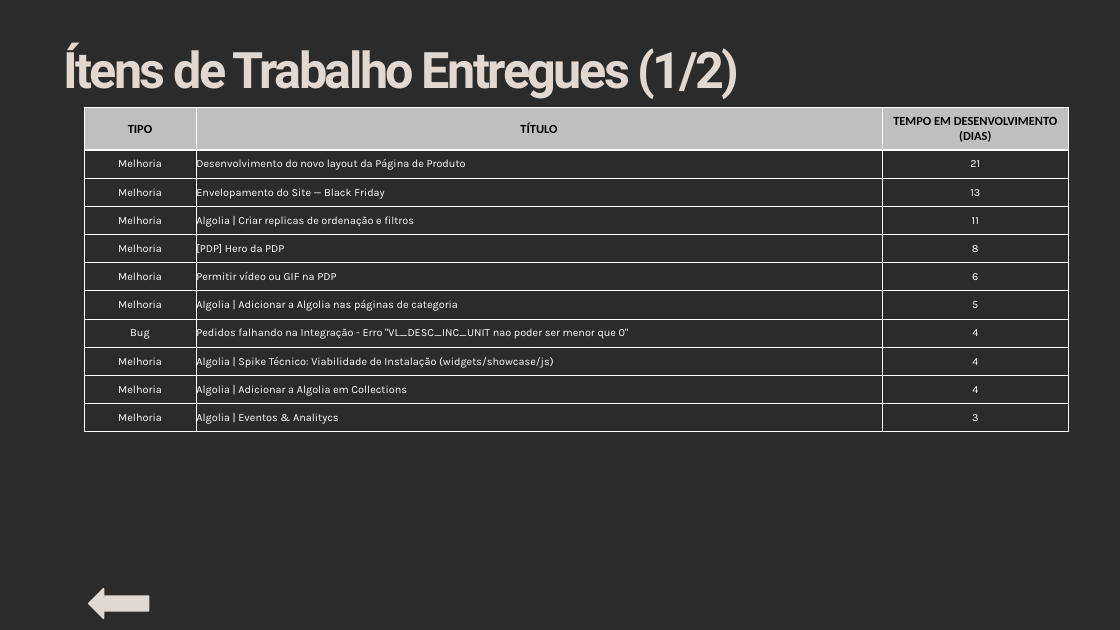
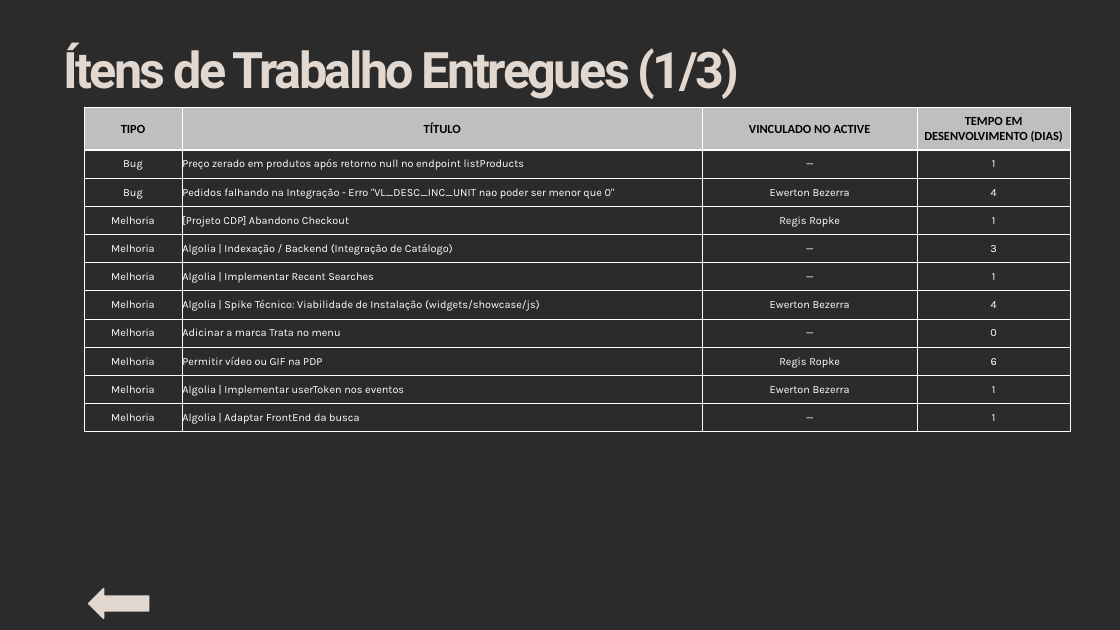
Before and after one commit to fabiovidart1985/vidart, a slide deck: slide 12 of Status Report - Salon Line - Outubro 2026.pptx. Drawn at 1120x630 pixels with LibreOffice and Linux fonts; fonts in the diff are those of the drawing; background and template pictures are left out; a plain dark background stands for a picture behind light text. Boxes give left, top, right and bottom in pixels: in the first picture for what was removed or moved away, otherwise in the second. Text is boxed around its words. In the diff, an @@ line names an element or a change of style, - is before the commit and + after.

```diff
--- a/Status Report - Salon Line - Outubro 2026.pptx
+++ b/Status Report - Salon Line - Outubro 2026.pptx
@@ text at bbox=[63, 42, 740, 99]: text changed @@
-Ítens de Trabalho Entregues (1/2)
+Ítens de Trabalho Entregues (1/3)
@@ table at bbox=[84, 108, 1071, 428] @@
-column 1: TIPO | Melhoria | Melhoria | Melhoria | Melhoria | Melhoria | Melhoria | Bug | Melhoria | Melhoria | Melhoria
-column 2: TÍTULO | Desenvolvimento do novo layout da Página de Produto | Envelopamento do Site — Black Friday | Algolia | Criar replicas de ordenação e filtros | [PDP] Hero da PDP | Permitir vídeo ou GIF na PDP | Algolia | Adicionar a Algolia nas páginas de categoria | Pedidos falhando na Integração - Erro "VL_DESC_INC_UNIT nao poder ser menor que 0" | Algolia | Spike Técnico: Viabilidade de Instalação (widgets/showcase/js) | Algolia | Adicionar a Algolia em Collections | Algolia | Eventos & Analitycs
-column 3: TEMPO EM DESENVOLVIMENTO (DIAS) | 21 | 13 | 11 | 8 | 6 | 5 | 4 | 4 | 4 | 3
+column 1: TIPO | Bug | Bug | Melhoria | Melhoria | Melhoria | Melhoria | Melhoria | Melhoria | Melhoria | Melhoria
+column 2: TÍTULO | Preço zerado em produtos após retorno null no endpoint listProducts | Pedidos falhando na Integração - Erro "VL_DESC_INC_UNIT nao poder ser menor que 0" | [Projeto CDP] Abandono Checkout | Algolia | Indexação / Backend (Integração de Catálogo) | Algolia | Implementar Recent Searches | Algolia | Spike Técnico: Viabilidade de Instalação (widgets/showcase/js) | Adicinar a marca Trata no menu | Permitir vídeo ou GIF na PDP | Algolia | Implementar userToken nos eventos | Algolia | Adaptar FrontEnd da busca
+column 3: VINCULADO NO ACTIVE | — | Ewerton Bezerra | Regis Ropke | — | — | Ewerton Bezerra | — | Regis Ropke | Ewerton Bezerra | —
+column 4: TEMPO EM DESENVOLVIMENTO (DIAS) | 1 | 4 | 1 | 3 | 1 | 4 | 0 | 6 | 1 | 1
```
Also in this commit, not shown: 1 other slide changed, 1 slide added.
